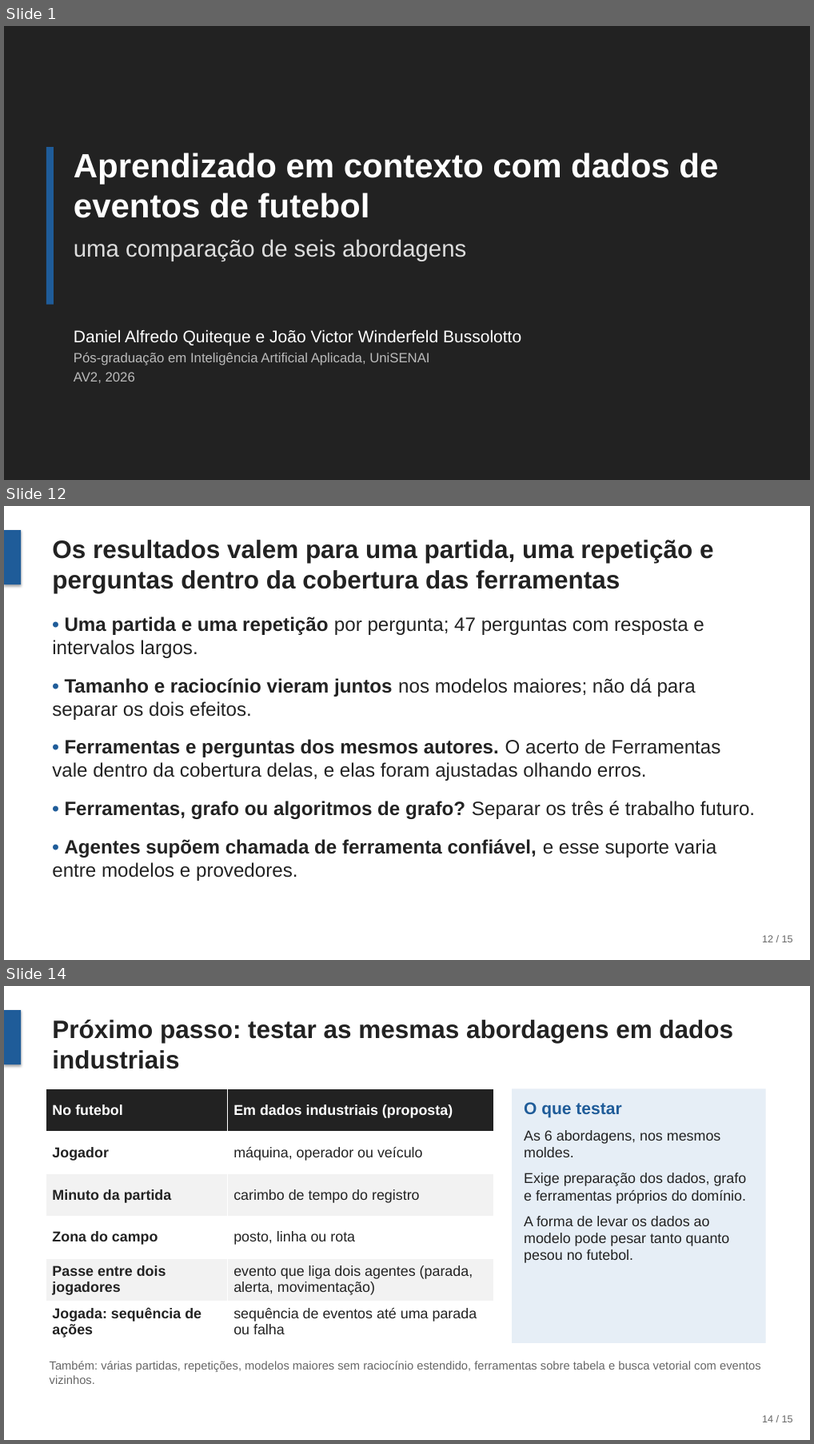
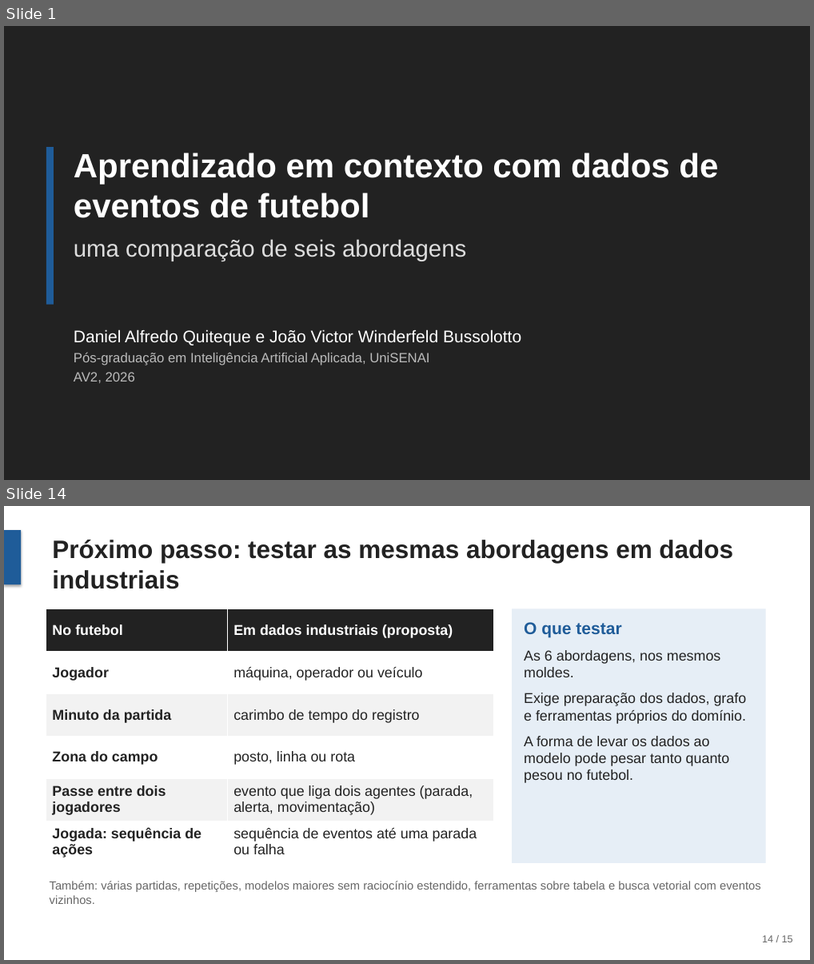
Before and after one commit to joaowinderfeldbussolotto/football-tactics-knowledge-graph, a slide deck: apresentacao/apresentacao.pptx. Shown one above the other, each under a label of ours: slides 1, 12 and 14 before the commit, slides 1 and 14 after it; the slides between them are not shown. The pictures are 814x1444 and 814x964 pixels, drawn with LibreOffice and Linux fonts; fonts in the diff are those of the drawing. Boxes give left, top, right and bottom in pixels: in the first picture for what was removed or moved away, otherwise in the second. Text is boxed around its words. In the diff, an @@ line names an element or a change of style, - is before the commit and + after.

```diff
--- a/apresentacao/apresentacao.pptx
+++ b/apresentacao/apresentacao.pptx
@@ slide 12 removed at (x1=4, y1=506, x2=810, y2=960), background #FFFFFF @@
@@ rectangle removed at (x1=4, y1=530, x2=21, y2=584) @@
@@ title removed at (x1=52, y1=540, x2=714, y2=593) @@
-Os resultados valem para uma partida, uma repetição e perguntas dentro da cobertura das ferramentas
@@ text removed at (x1=52, y1=616, x2=755, y2=880) @@
-• Uma partida e uma repetição por pergunta; 47 perguntas com resposta e intervalos largos.
-• Tamanho e raciocínio vieram juntos nos modelos maiores; não dá para separar os dois efeitos.
-• Ferramentas e perguntas dos mesmos autores. O acerto de Ferramentas vale dentro da cobertura delas, e elas foram ajustadas olhando erros.
-• Ferramentas, grafo ou algoritmos de grafo? Separar os três é trabalho futuro.
-• Agentes supõem chamada de ferramenta confiável, e esse suporte varia entre modelos e provedores.
@@ text removed at (x1=762, y1=935, x2=794, y2=942) @@
-12 / 15
```
Also in this commit, not shown: 9 slides changed, 3 slides added, 2 other slides removed, 2 other files.
